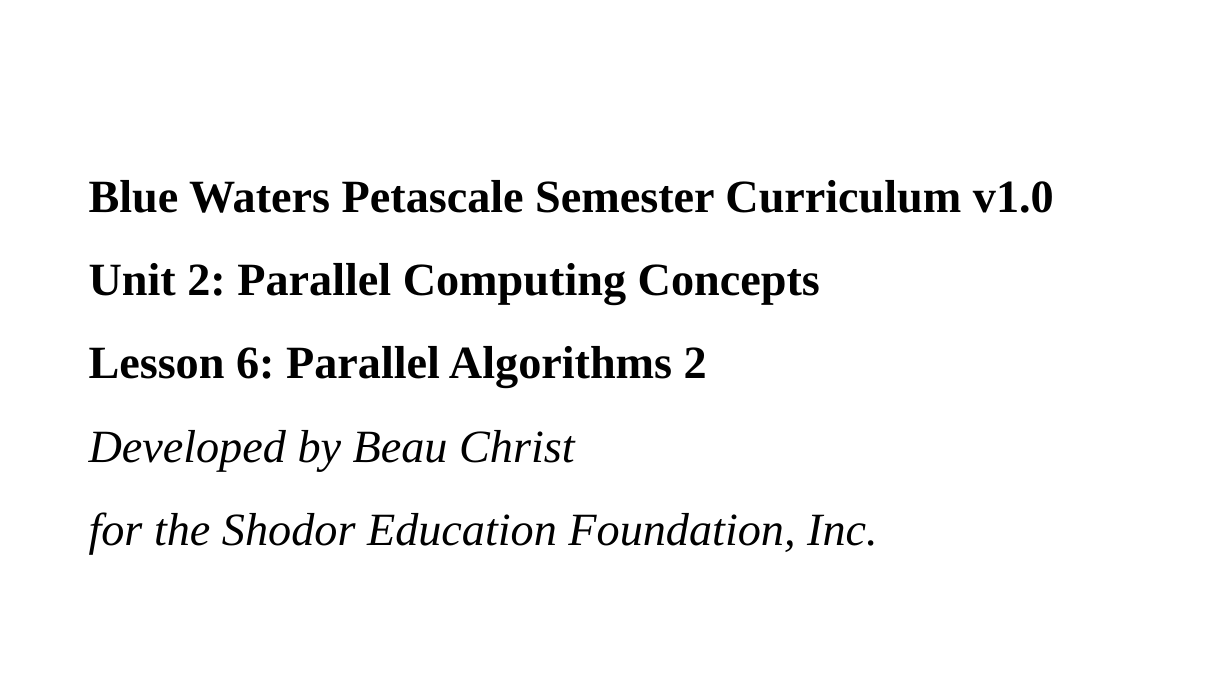
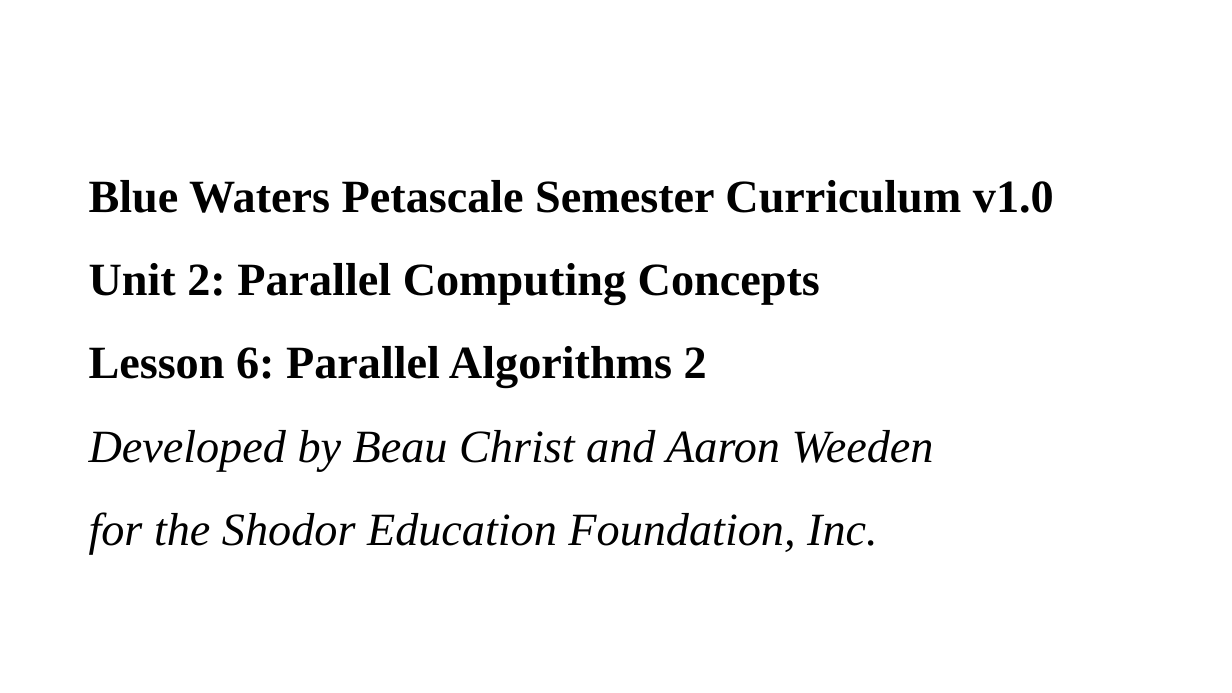
Before and after one commit to shodor-education/petascale-semester-curriculum, a slide deck: slide 1 of units/2/lessons/6/resources/petascale-lesson-2.6-slides.pptx. Drawn at 1232x693 pixels with LibreOffice and Linux fonts; fonts in the diff are those of the drawing. Boxes give left, top, right and bottom in pixels: in the first picture for what was removed or moved away, otherwise in the second. Text is boxed around its words. In the diff, an @@ line names an element or a change of style, - is before the commit and + after.

```diff
--- a/units/2/lessons/6/resources/petascale-lesson-2.6-slides.pptx
+++ b/units/2/lessons/6/resources/petascale-lesson-2.6-slides.pptx
@@ title at [89,180,1054,554]: text changed @@
-Blue Waters Petascale Semester Curriculum v1.0
-Unit 2: Parallel Computing Concepts
-Lesson 6: Parallel Algorithms 2
-Developed by Beau Christ
-for the Shodor Education Foundation, Inc.
+Blue Waters Petascale Semester Curriculum v1.0
+Unit 2: Parallel Computing Concepts
+Lesson 6: Parallel Algorithms 2
+Developed by Beau Christ and Aaron Weeden
+for the Shodor Education Foundation, Inc.
```
Also in this commit, not shown: 7 other slides changed.
